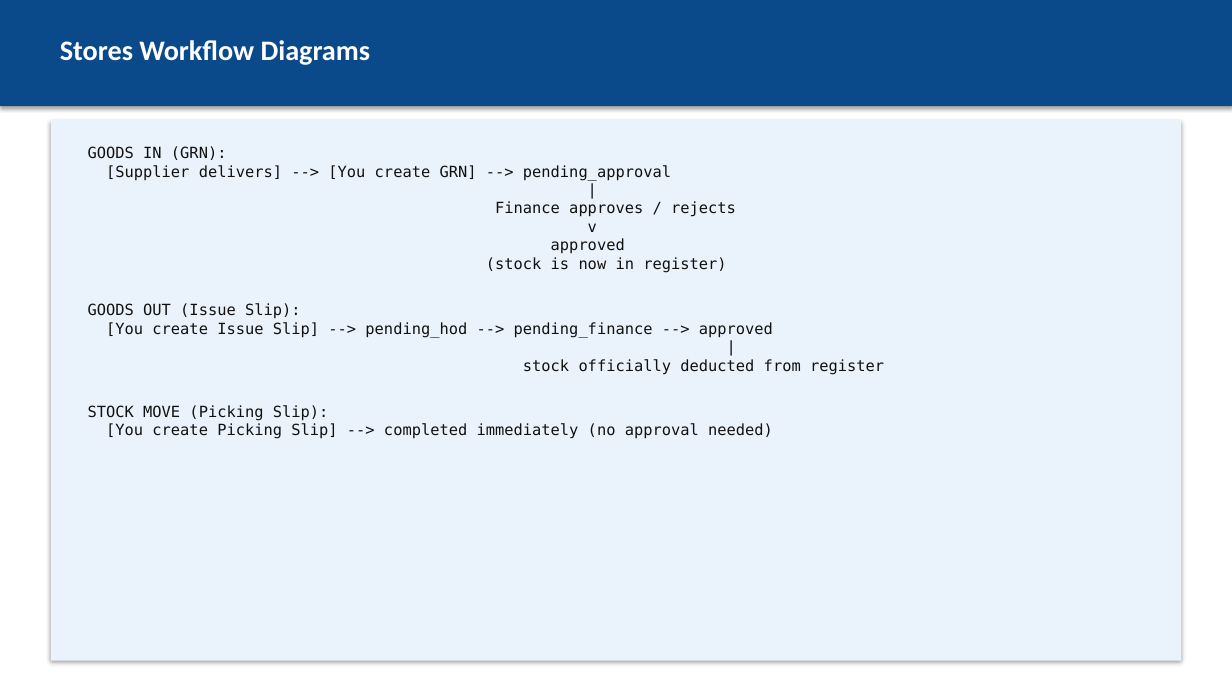
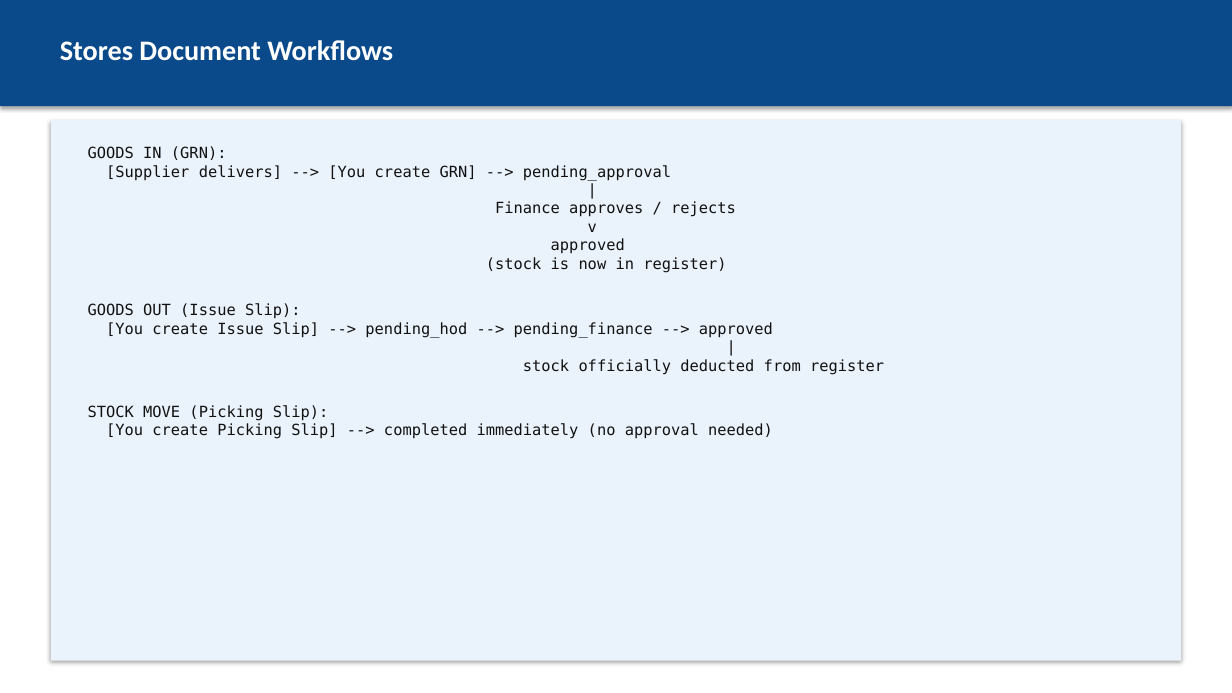
Before and after one commit to hetchsol/pras, a slide deck: slide 4 of docs/user-manual/06-stores-user.pptx (slide 3 before the commit). Drawn at 1232x693 pixels with LibreOffice and Linux fonts; fonts in the diff are those of the drawing. Boxes give left, top, right and bottom in pixels: in the first picture for what was removed or moved away, otherwise in the second. Text is boxed around its words. In the diff, an @@ line names an element or a change of style, - is before the commit and + after.

```diff
--- a/docs/user-manual/06-stores-user.pptx
+++ b/docs/user-manual/06-stores-user.pptx
@@ text at (60,40,393,61): text changed @@
-Stores Workflow Diagrams
+Stores Document Workflows
```
Also in this commit, not shown: 4 other slides changed, 2 slides added, 2 other files.
